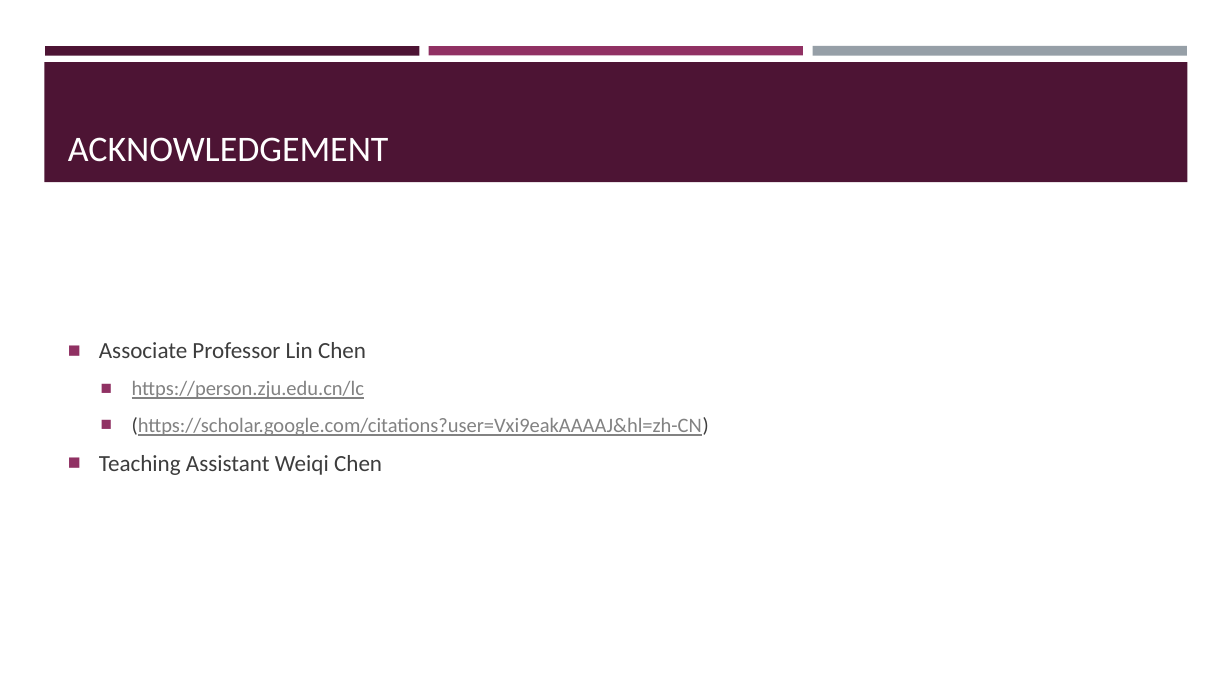
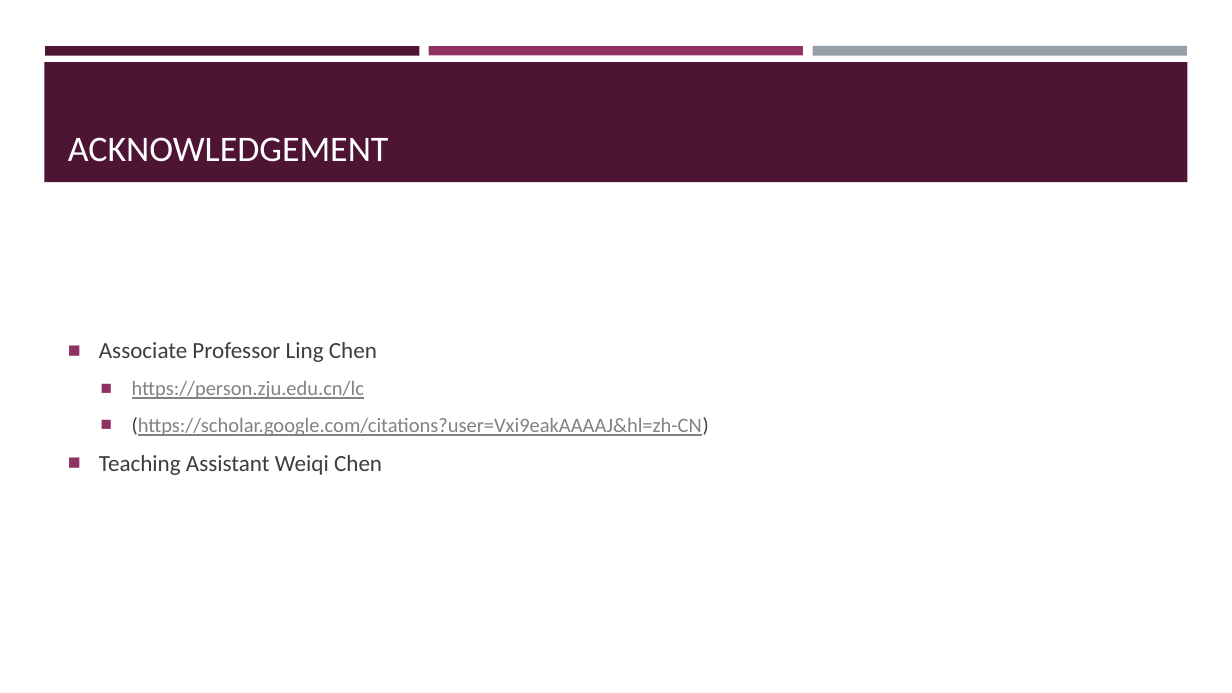
Before and after one commit to water-wbq/2019-ZJU_SummerResearch, a slide deck: slide 13 of ppt/Implement_Results_Reflections.pptx. Drawn at 1232x693 pixels with LibreOffice and Linux fonts; fonts in the diff are those of the drawing. Boxes give left, top, right and bottom in pixels: in the first picture for what was removed or moved away, otherwise in the second. Text is boxed around its words. In the diff, an @@ line names an element or a change of style, - is before the commit and + after.

Commit message:
fix ppt

```diff
--- a/ppt/Implement_Results_Reflections.pptx
+++ b/ppt/Implement_Results_Reflections.pptx
@@ text at box(99, 342, 377, 362): text changed @@
-■ Associate Professor Lin Chen
+■ Associate Professor Ling Chen
```
Also in this commit, not shown: 1 other file.
